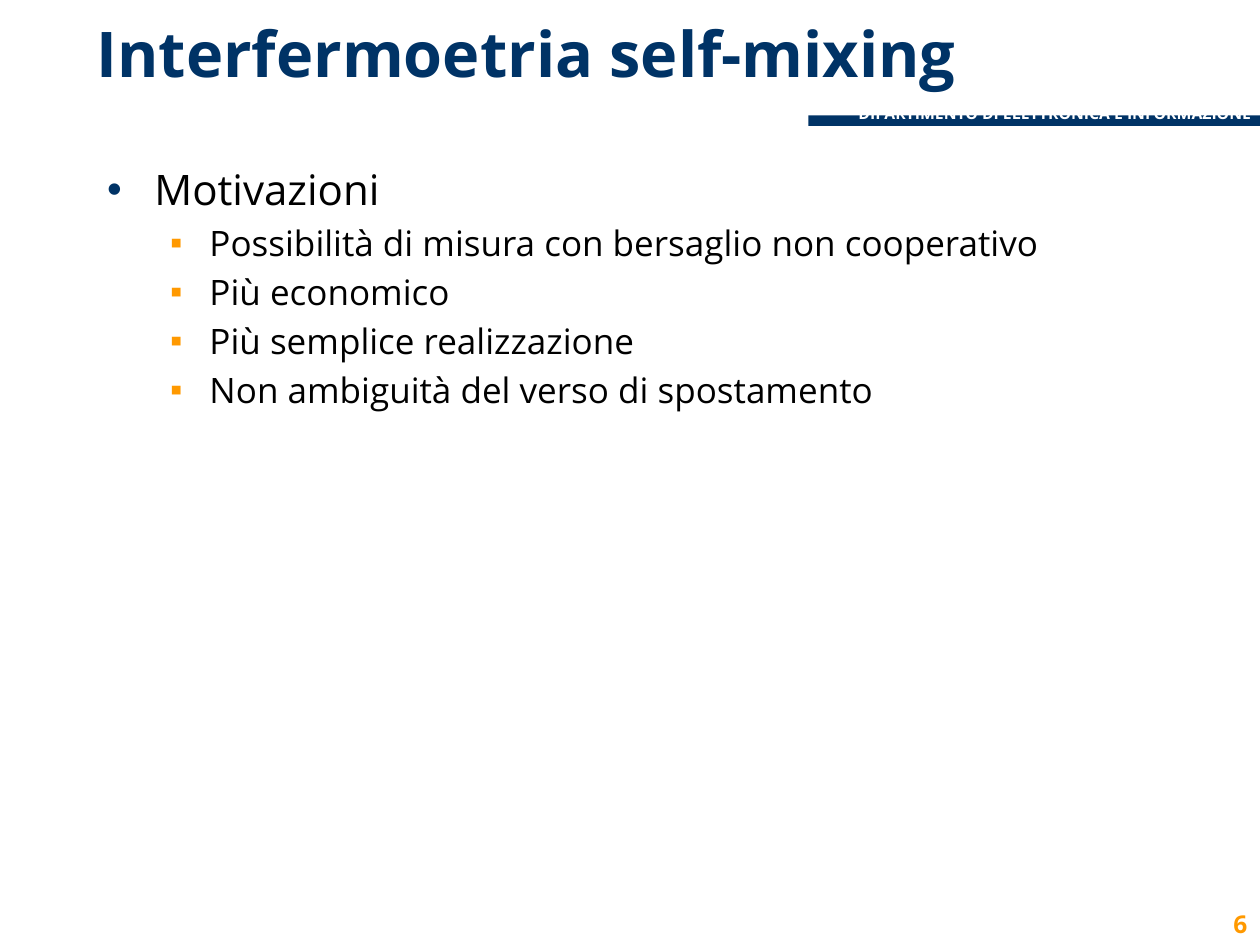
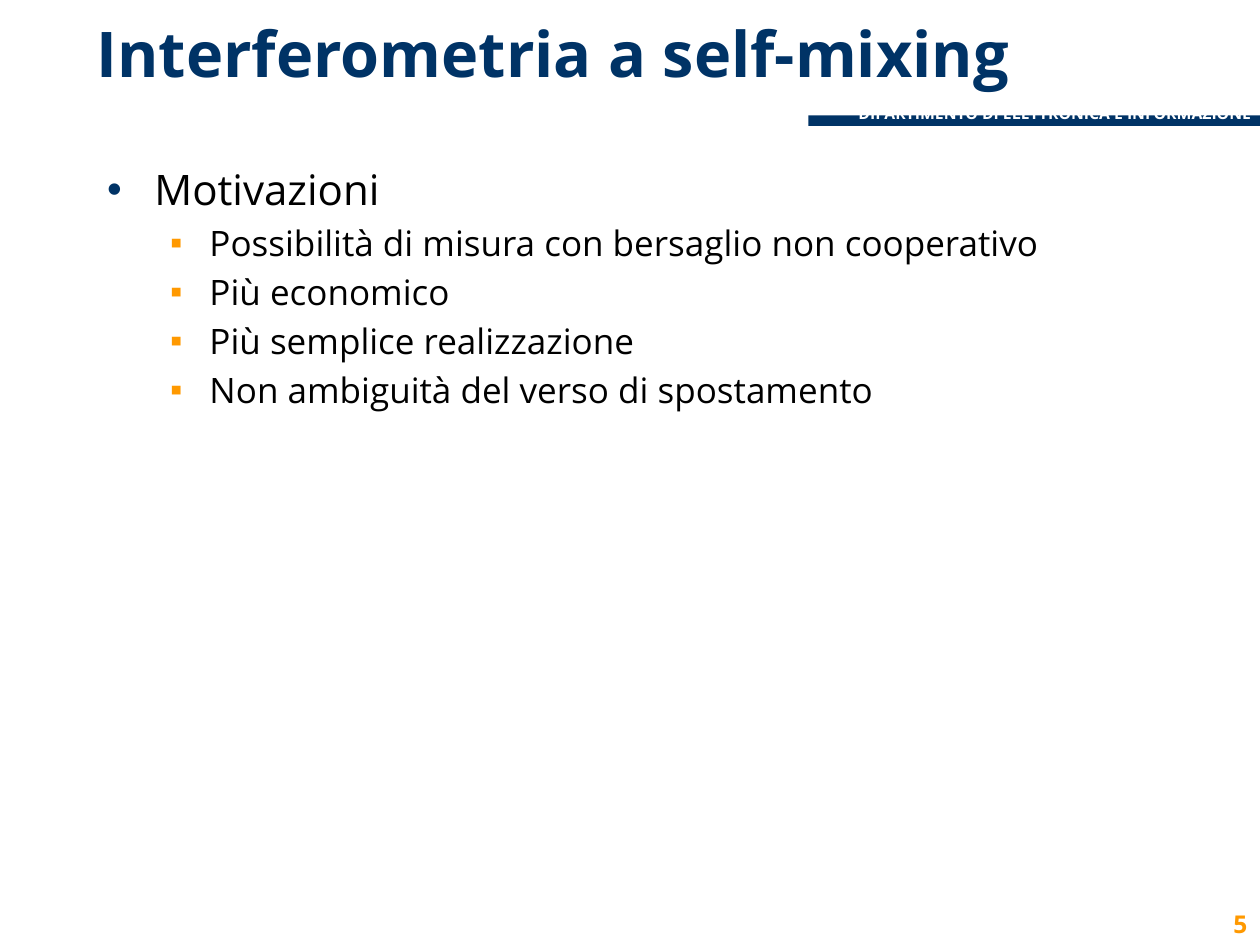
Before and after one commit to lcavagnispolimi/thesis_latex, a slide deck: slide 5 of presentazione_discussione.pptx (slide 6 before the commit). Drawn at 1260x945 pixels with LibreOffice and Linux fonts; fonts in the diff are those of the drawing; background and template pictures are left out. Boxes give left, top, right and bottom in pixels: in the first picture for what was removed or moved away, otherwise in the second. Text is boxed around its words. In the diff, an @@ line names an element or a change of style, - is before the commit and + after.

```diff
--- a/presentazione_discussione.pptx
+++ b/presentazione_discussione.pptx
@@ title at (97, 28, 1009, 92): text changed @@
-Interfermoetria self-mixing
+Interferometria a self-mixing
@@ page number at (1233, 915, 1247, 934): text changed @@
-6
+5
```
Also in this commit, not shown: 14 other slides changed, 1 slide added, 2 slides removed.
